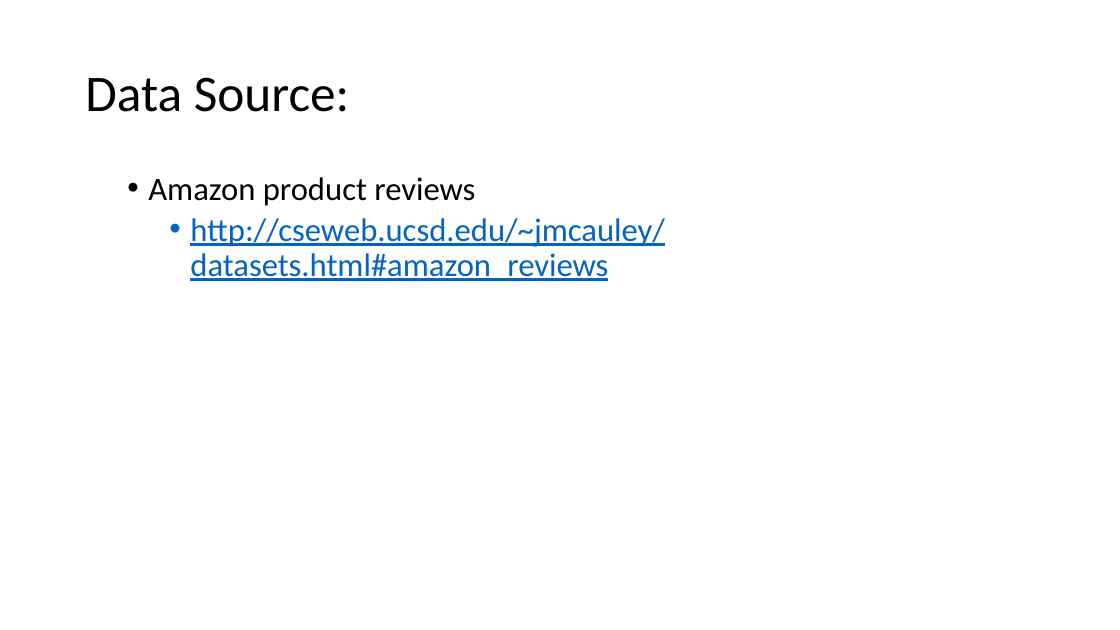
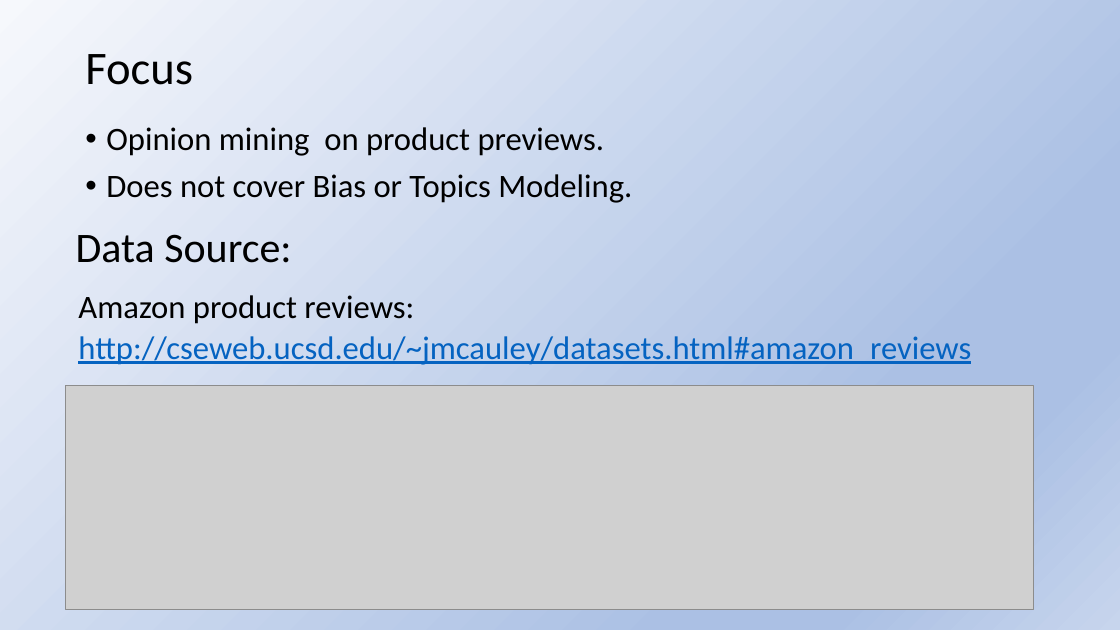
Before and after one commit to tonenguyen/NLP, a slide deck: slide 4 of SentimentalAnalysis.pptx (slide 5 before the commit). Drawn at 1120x630 pixels with LibreOffice and Linux fonts; fonts in the diff are those of the drawing; grey boxes stand for pictures. Boxes give left, top, right and bottom in pixels: in the first picture for what was removed or moved away, otherwise in the second. Text is boxed around its words. In the diff, an @@ line names an element or a change of style, - is before the commit and + after.

```diff
--- a/SentimentalAnalysis.pptx
+++ b/SentimentalAnalysis.pptx
@@ background #FFFFFF to gradient #F6F8FC to #ABC0E4 to #C7D5ED @@
@@ title added at <box>85,54,193,85</box>, 40 pt, text #000000 @@
+Focus
@@ text added at <box>106,127,632,203</box>, 28 pt, text #000000 @@
+• Opinion mining on product previews.
+• Does not cover Bias or Topics Modeling.
@@ text "Data Source:": place and size @@
-text "Data Source:" at <box>85,77,350,112</box>
+text "Data Source:" at <box>76,234,291,263</box>
@@ text "Data Source:" at <box>76,234,291,263</box>: size 44 to 36 pt @@
@@ text "Amazon product reviews:": place and size @@
-text "Amazon product reviews:" at <box>148,177,665,281</box>
+text "Amazon product reviews:" at <box>78,295,971,365</box>
@@ text at <box>78,295,414,324</box>: text changed @@
-  • Amazon product reviews
+  Amazon product reviews:
@@ text at <box>78,336,971,365</box>: bullet • to none; list level 3 to 2 in "http://cseweb.ucsd.edu/~jmcauley/datasets.html#amazon_review ..." @@
@@ picture added at <box>66,385,1033,610</box> @@
```
Also in this commit, not shown: 9 other slides changed, 7 slides added, 3 slides removed, 13 other files.
